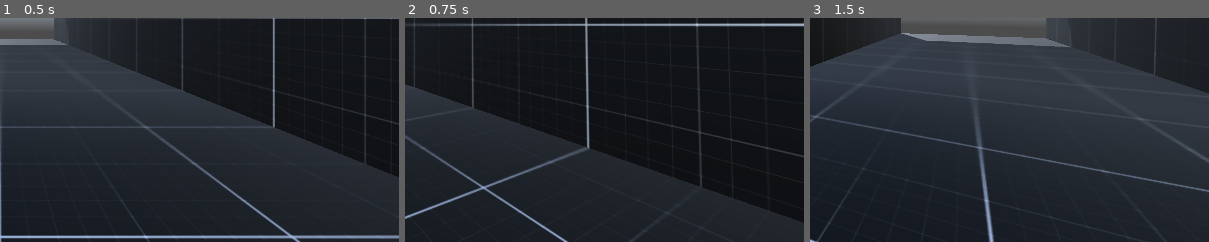
Above: before the commit, frames 1-3 (left to right).
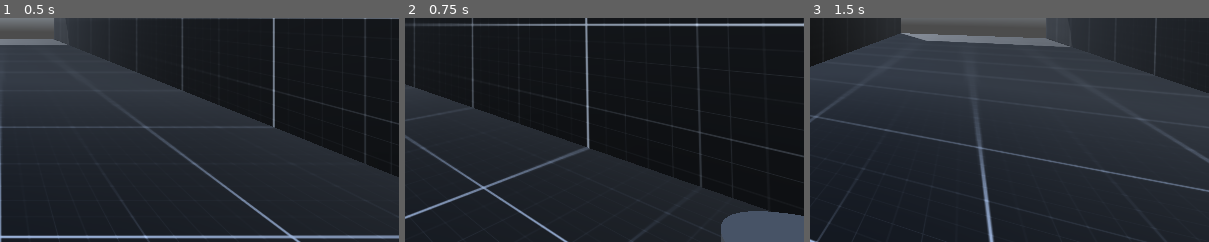
Above: after the commit, the same moments.

Repository: LucasMc17/One-Man-s-Trash
Game: Godot game, scene res://levels/root.tscn
Two runs of this game, one before a commit and one after it. Both use one fixed random seed, a clock stepped at 60 frames per second and the inputs below. A sky picture missing from this copy of the repository is replaced by a grey-blue gradient.
Inputs (mouse positions are % of the whole screen's width and height, from its top left):
- Up to frame 1 (0.5 s): no input
- Up to frame 2 (0.75 s): tap Enter at 0.5 s; move the mouse to (55, 50) at 0.52 s; hold W (move_forward) from 0.53 s (still down); hold Tab (phone) from 0.53 s (still down)
- Up to frame 3 (1.5 s): keep holding W (move_forward); move the mouse to (45, 50) at 1.27 s; release Tab (phone) at 1.28 s; tap Tab (phone) at 1.35 s
The pictures show only the part of the screen within x 50-100%, y 50-100%; the shares and areas given below are measured in that part.

Frame 1 is identical in both runs. In frame 2, 2.7% of the frame differs, in the area x 79-100%, y 86-100%; in frame 3, nothing differs.

Commit message:
debug chairs

Diff:
--- a/levels/root.tscn
+++ b/levels/root.tscn
@@ -1,8 +1,9 @@
-[gd_scene load_steps=4 format=3 uid="uid://b2m4463t40ea1"]
+[gd_scene load_steps=5 format=3 uid="uid://b2m4463t40ea1"]
 
 [ext_resource type="PackedScene" uid="uid://dp1q3ngso06dk" path="res://scenes/player/player.tscn" id="1_06ee0"]
 [ext_resource type="PackedScene" uid="uid://bquo2sra7l7e6" path="res://scenes/envs/daytime_env.tscn" id="2_8knpd"]
 [ext_resource type="PackedScene" uid="uid://brwpkrrtos4o5" path="res://debug/debug_block.tscn" id="3_fna0s"]
+[ext_resource type="PackedScene" uid="uid://bo47ph4exyenq" path="res://scenes/chairs/debug_chair.tscn" id="4_70sce"]
 
 [node name="Node3D" type="Node3D"]
 
@@ -31,3 +32,14 @@
 [node name="BackWall" parent="Geometry" instance=ExtResource("3_fna0s")]
 transform = Transform3D(1, 0, 0, 0, 1, 0, 0, 0, 1, 0, 3.5, 20.3)
 size = Vector3(8, 7, 0.5)
+
+[node name="Seats" type="Node3D" parent="."]
+
+[node name="DebugChair" parent="Seats" instance=ExtResource("4_70sce")]
+transform = Transform3D(1, 0, 0, 0, 1, 0, 0, 0, 1, 2.18778, 0, 0)
+
+[node name="DebugChair2" parent="Seats" instance=ExtResource("4_70sce")]
+transform = Transform3D(1, 0, 0, 0, 1, 0, 0, 0, 1, 1.8982, 0, 3.57913)
+
+[node name="DebugChair3" parent="Seats" instance=ExtResource("4_70sce")]
+transform = Transform3D(1, 0, 0, 0, 1, 0, 0, 0, 1, 2.4102, 0, 7.19633)
--- a/scenes/chairs/chair.gd
+++ b/scenes/chairs/chair.gd
@@ -8,27 +8,33 @@
 		true_sit_position = val
 		true_sit_position.y += 1
 		sit_position = val
-		SIT_MARKER.position = sit_position
-		EYELINE_MARKER.position = true_sit_position
+		if SIT_MARKER:
+			SIT_MARKER.position = sit_position
+		if EYELINE_MARKER:
+			EYELINE_MARKER.position = true_sit_position
 
 @export_category("Model Info")
 @export var mesh : Mesh:
 	set(val):
-		CHAIR_MESH.mesh = val
+		if CHAIR_MESH:
+			CHAIR_MESH.mesh = val
 		mesh = val
 @export var mesh_position := Vector3.ZERO:
 	set(val):
-		CHAIR_MESH.position = val
+		if CHAIR_MESH:
+			CHAIR_MESH.position = val
 		mesh_position = val
 
 @export_category("Collision Info")
 @export var collision_position := Vector3.ZERO:
 	set(val):
-		COLLISION_SHAPE.position = val
+		if COLLISION_SHAPE:
+			COLLISION_SHAPE.position = val
 		collision_position = val
 @export var collision_size := Vector3.ONE:
 	set(val):
-		COLLISION_SHAPE.shape.size = val
+		if COLLISION_SHAPE:
+			COLLISION_SHAPE.shape.size = val
 		collision_size = val
 
 # NODES
--- a/scenes/chairs/chair.tscn
+++ b/scenes/chairs/chair.tscn
@@ -3,6 +3,7 @@
 [ext_resource type="Script" uid="uid://jn5km13yxclu" path="res://scenes/chairs/chair.gd" id="1_6g76u"]
 
 [sub_resource type="BoxShape3D" id="BoxShape3D_ptq21"]
+resource_local_to_scene = true
 
 [node name="Chair" type="StaticBody3D"]
 script = ExtResource("1_6g76u")
--- /dev/null
+++ b/scenes/chairs/debug_chair.tscn
@@ -0,0 +1,27 @@
+[gd_scene load_steps=4 format=3 uid="uid://bo47ph4exyenq"]
+
+[ext_resource type="PackedScene" uid="uid://uhic7j11f1st" path="res://scenes/chairs/chair.tscn" id="1_kflue"]
+
+[sub_resource type="BoxShape3D" id="BoxShape3D_kflue"]
+resource_local_to_scene = true
+size = Vector3(0.9, 0.5, 0.9)
+
+[sub_resource type="CylinderMesh" id="CylinderMesh_kflue"]
+height = 0.5
+
+[node name="DebugChair" instance=ExtResource("1_kflue")]
+sit_position = Vector3(0, 0.5, 0)
+
+[node name="CollisionShape" parent="." index="0"]
+transform = Transform3D(1, 0, 0, 0, 1, 0, 0, 0, 1, 0, 0.25, 0)
+shape = SubResource("BoxShape3D_kflue")
+
+[node name="ChairMesh" parent="." index="1"]
+transform = Transform3D(1, 0, 0, 0, 1, 0, 0, 0, 1, 0, 0.25, 0)
+mesh = SubResource("CylinderMesh_kflue")
+
+[node name="SitMarker" parent="." index="2"]
+transform = Transform3D(1, 0, 0, 0, 1, 0, 0, 0, 1, 0, 0.5, 0)
+
+[node name="EyelineMarker" parent="." index="3"]
+transform = Transform3D(1, 0, 0, 0, 1, 0, 0, 0, 1, 0, 1.5, 0)
